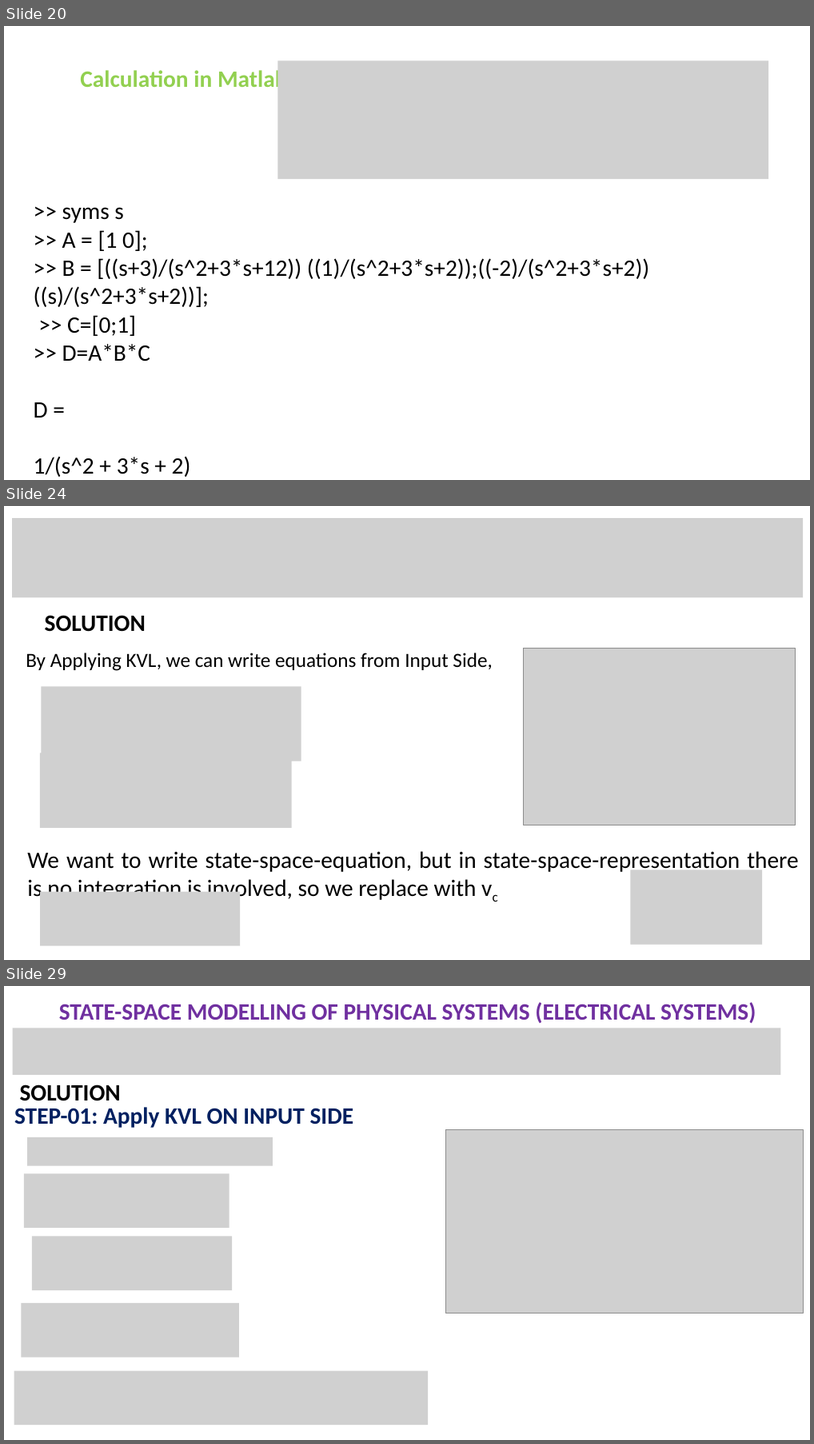
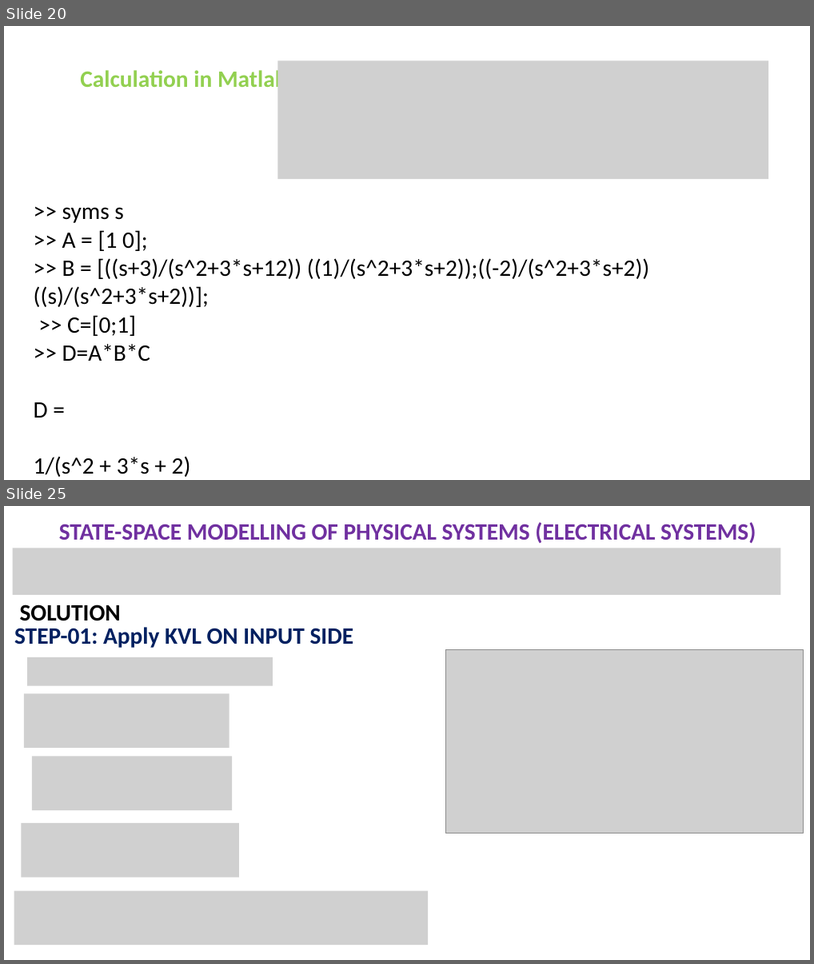
Before and after one commit to niazwazir/ADVANCED_CONTROL_SYSTEM, a slide deck: STATE SPACE REPRESENTATION_PART_01.pptx. Shown one above the other, each under a label of ours: slides 20, 24 and 29 before the commit, slides 20 and 25 after it; the slides between them are not shown. The pictures are 814x1444 and 814x964 pixels, drawn with LibreOffice and Linux fonts; fonts in the diff are those of the drawing; grey boxes stand for pictures. Boxes give left, top, right and bottom in pixels: in the first picture for what was removed or moved away, otherwise in the second. Text is boxed around its words. In the diff, an @@ line names an element or a change of style, - is before the commit and + after.

```diff
--- a/STATE SPACE REPRESENTATION_PART_01.pptx
+++ b/STATE SPACE REPRESENTATION_PART_01.pptx
@@ slide 24 removed at <box>4,506,810,960</box>, background #FFFFFF @@
@@ picture removed at <box>12,518,803,597</box> @@
@@ text removed at <box>45,615,146,632</box> @@
-SOLUTION
@@ picture removed at <box>524,648,795,825</box> @@
@@ text removed at <box>26,652,492,671</box> @@
-By Applying KVL, we can write equations from Input Side,
@@ picture removed at <box>41,686,301,761</box> @@
@@ picture removed at <box>40,753,291,828</box> @@
@@ text removed at <box>27,851,798,902</box> @@
-We want to write state-space-equation, but in state-space-representation there is no integration is involved, so we replace with vc
@@ picture removed at <box>630,869,762,944</box> @@
@@ picture removed at <box>40,892,241,945</box> @@
@@ what was slide 29 is now slide 25 @@
```
Also in this commit, not shown: 2 slides changed, 1 slide added, 4 other slides removed.
